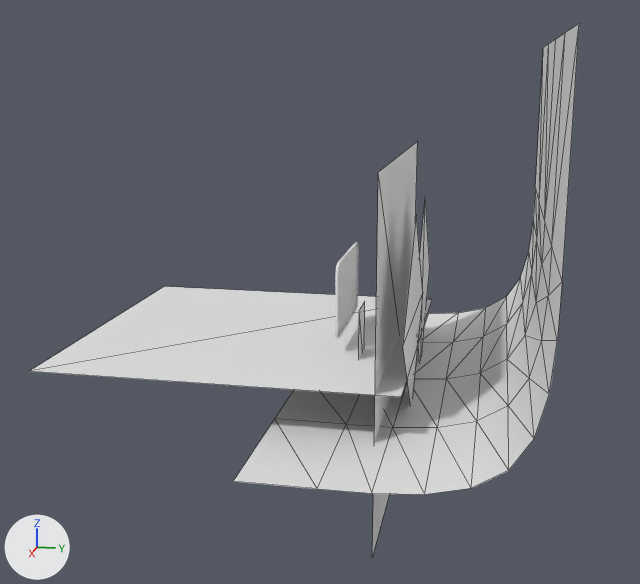
Before and after pictures for a commit that changed the glTF model src/assets/cst.glb.
One viewpoint serves both versions: a camera (50 mm lens) standing at (25.7, 0.6, 7.6) and looking at (0.3, -4.5, 1.3). Lighting does not change. The marker at lower left points along +X, +Y and +Z. The older version comes first. Mesh edges are drawn as thin lines on the coarser meshes. Where no turn or scale is listed for an object, it has been applied to the vertices. Vertices at exactly the same position are counted once.

In view in the first picture: 'BgCurve', 'SmokeFloor', 'SmokeOver', 'SpotRight', 'iPad' and 2 more.
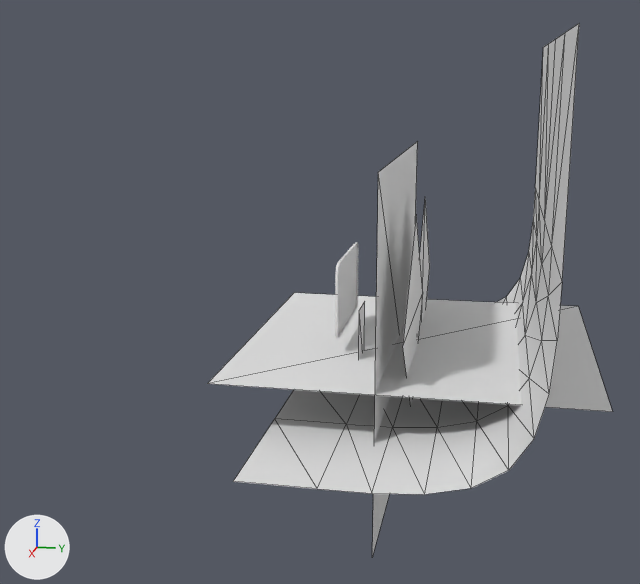
What differs and where, as boxes (x1, y1, x2, y2) in the pictures (640 x 584 px):
'SmokeFloor', mesh moved: before (30, 286, 432, 397); after (207, 293, 612, 412)

Patch to the scene script:
```diff
--- a/src/assets/cst.glb.py
+++ b/src/assets/cst.glb.py
@@ me_plane @@
 # used by ob_smokefloor; location = (0.0, -1.49, -0.09)
-me_plane.from_pydata(...)  # 4 vertices, 2 faces; spans x -5.0..5.0, y -10.0..0.0, z 0.0
+me_plane.from_pydata(...)  # 4 vertices, 2 faces; spans x -5.0..5.0, y -5.0..5.0, z 0.0
+# me_plane part 1: the whole mesh is moved by (0.0, 5.0, 0.0)
```
